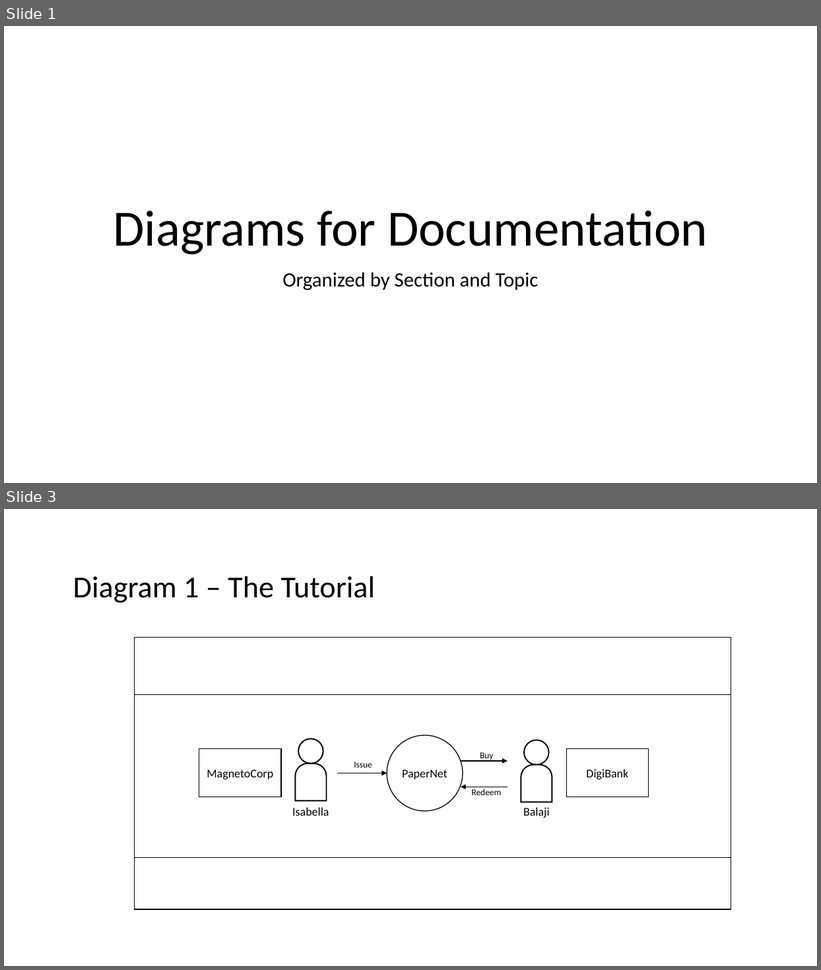
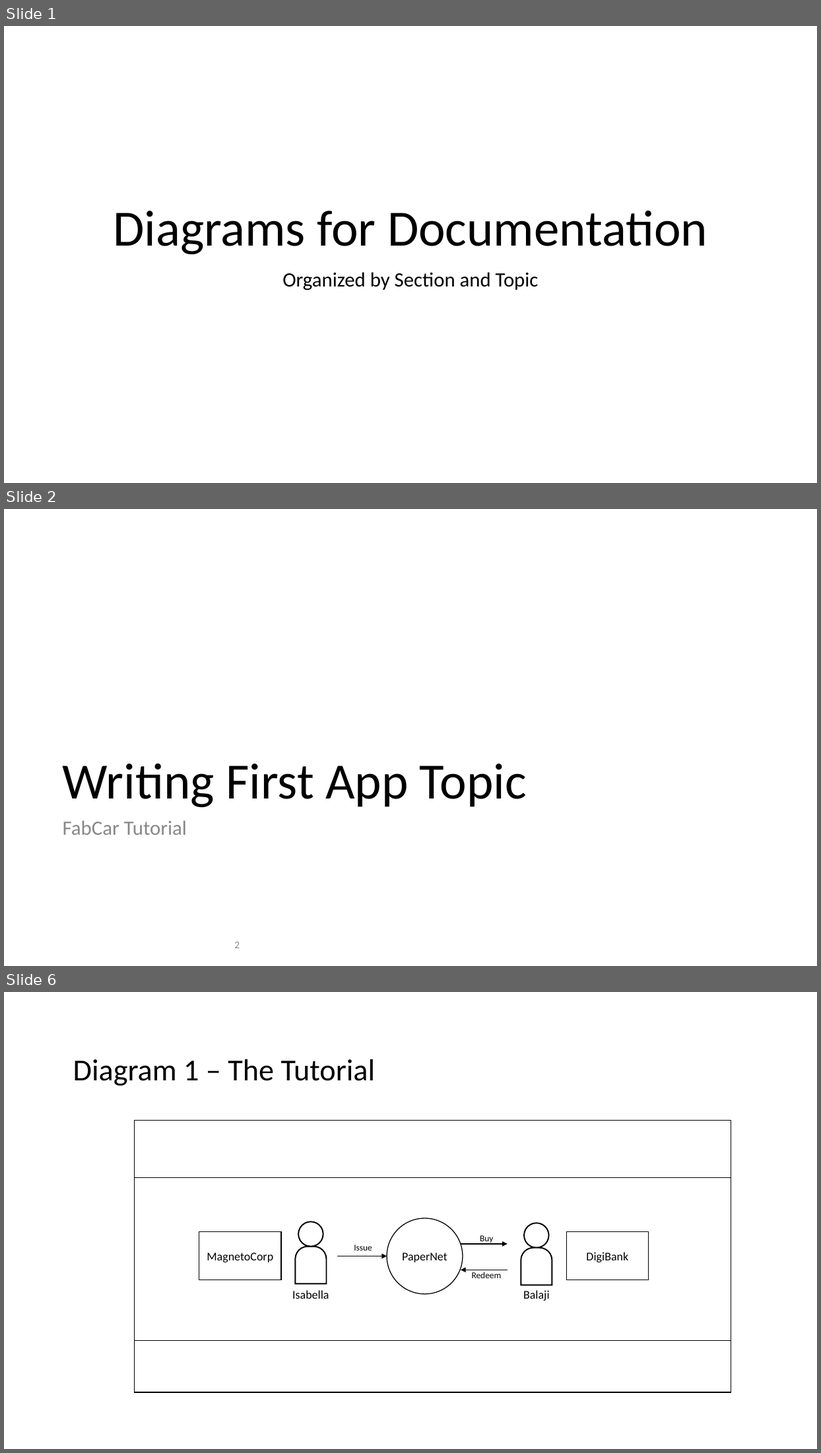
Before and after one commit to hyperledger/fabric, a slide deck: docs/source/tutorial/diagrams.pptx. Shown one above the other, each under a label of ours: slides 1 and 3 before the commit, slides 1, 2 and 6 after it; the slides between them are not shown. The pictures are 821x970 and 821x1453 pixels, drawn with LibreOffice and Linux fonts; fonts in the diff are those of the drawing. Boxes give left, top, right and bottom in pixels: in the first picture for what was removed or moved away, otherwise in the second. Text is boxed around its words. In the diff, an @@ line names an element or a change of style, - is before the commit and + after.

```diff
--- a/docs/source/tutorial/diagrams.pptx
+++ b/docs/source/tutorial/diagrams.pptx
@@ slide 2 added at box(4, 509, 817, 966), background #FFFFFF @@
@@ title added at box(63, 763, 527, 808), 60 pt, text #000000 @@
+Writing First App Topic
@@ text added at box(63, 821, 187, 835), 24 pt, text #888888 @@
+FabCar Tutorial
@@ page number added at box(234, 942, 240, 949), 12 pt, text #888888 @@
+2
@@ what was slide 3 is now slide 6 @@
```
Also in this commit, not shown: 1 slide changed, 2 other slides added, 4 other files.
